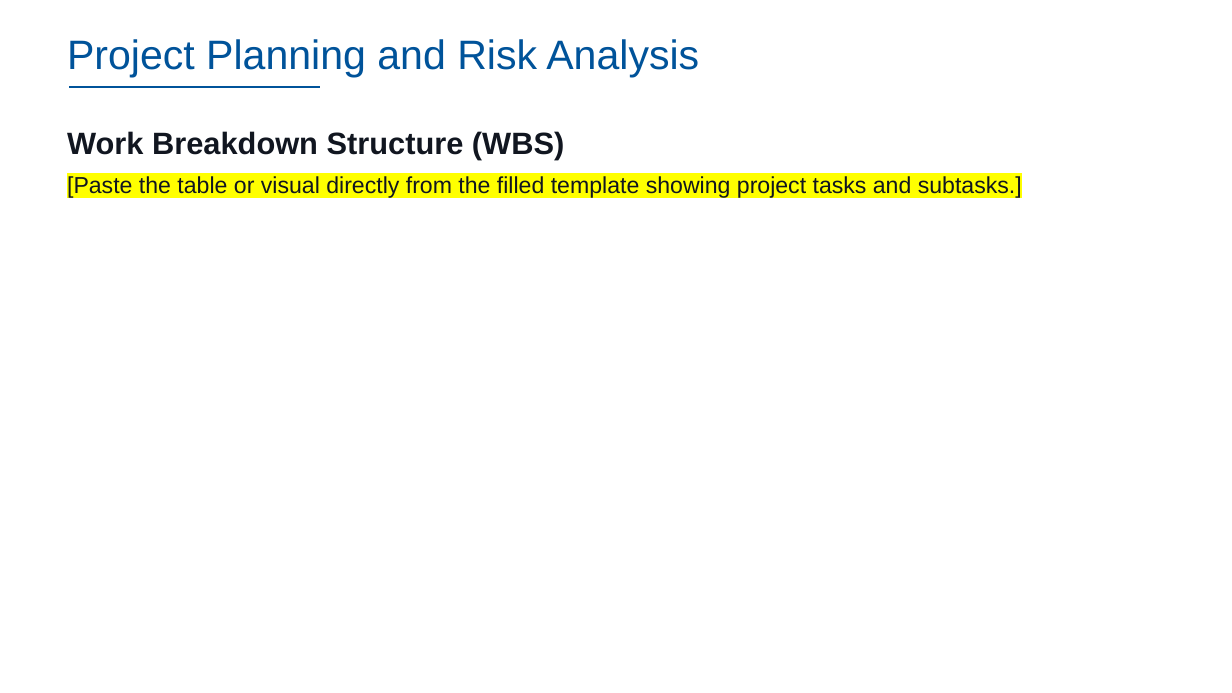
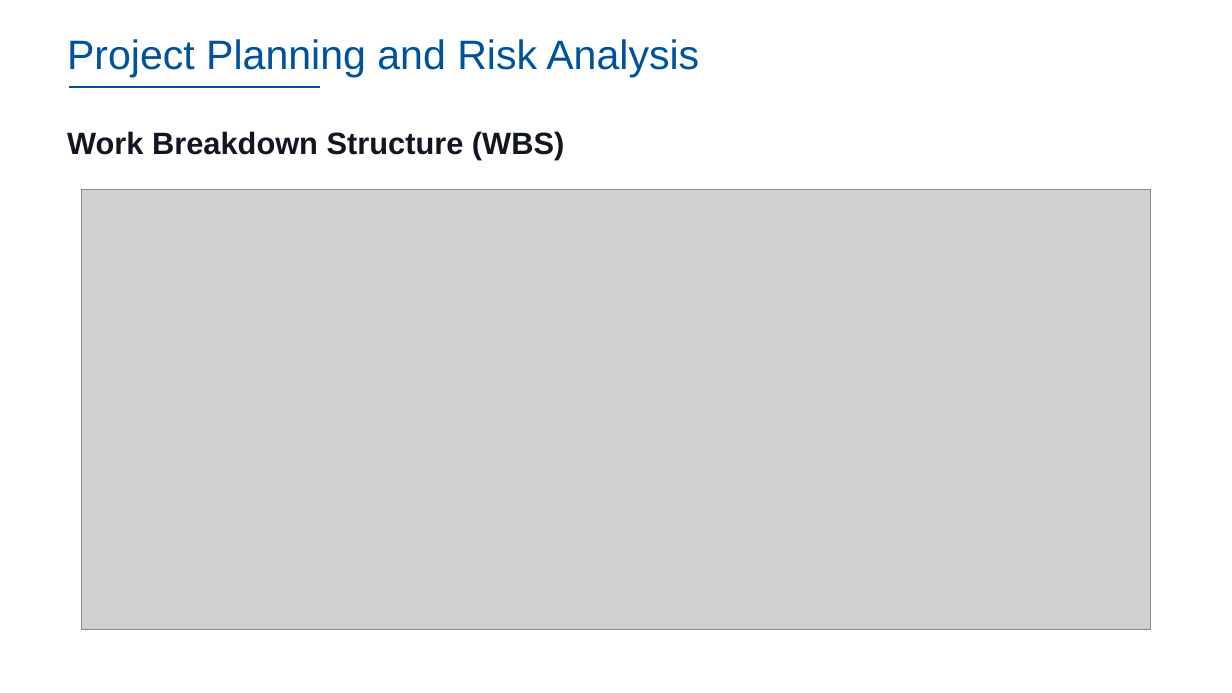
Before and after one commit to dennislamcv1/IBMSA, a slide deck: slide 12 of Systems Analyst Capstone Project/Final SubmissionDL.pptx (slide 14 before the commit). Drawn at 1232x693 pixels with LibreOffice and Linux fonts; fonts in the diff are those of the drawing; grey boxes stand for pictures; background and template pictures are left out. Boxes give left, top, right and bottom in pixels: in the first picture for what was removed or moved away, otherwise in the second. Text is boxed around its words. In the diff, an @@ line names an element or a change of style, - is before the commit and + after.

```diff
--- a/Systems Analyst Capstone Project/Final SubmissionDL.pptx
+++ b/Systems Analyst Capstone Project/Final SubmissionDL.pptx
@@ text at (67,176,1022,199): paragraph removed @@
-[Paste the table or visual directly from the filled template showing project tasks and subtasks.]
@@ picture added at (81,189,1151,629) @@
```
Also in this commit, not shown: 7 other slides changed, 2 slides added, 2 slides removed, 16 other files.
